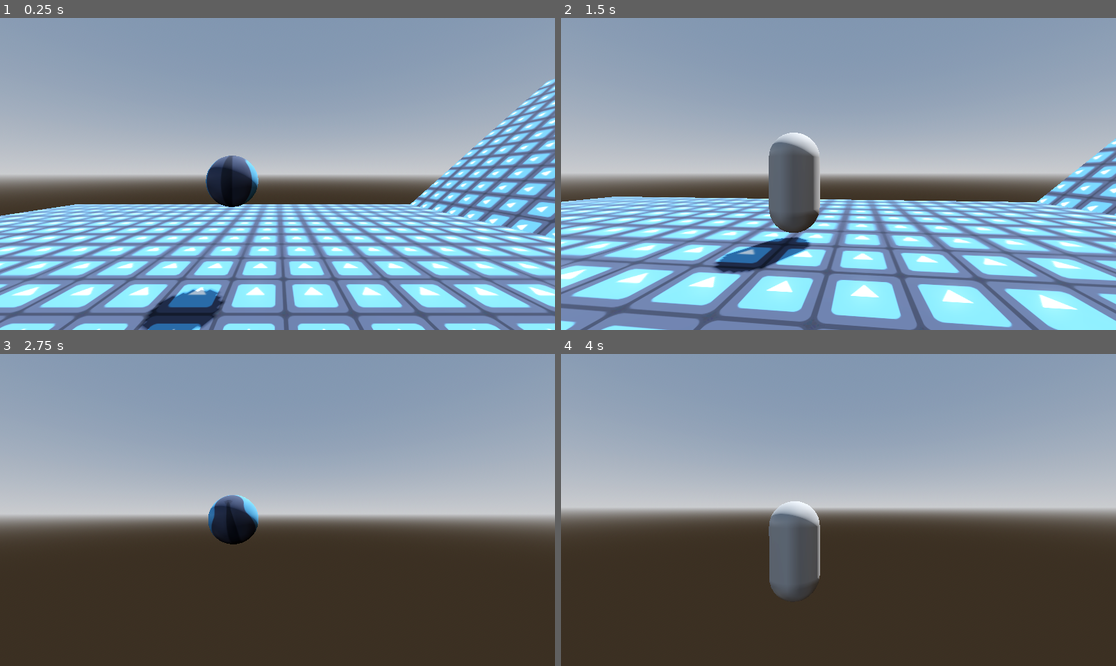
Above: before the commit, frames 1-4 (two rows, left to right).
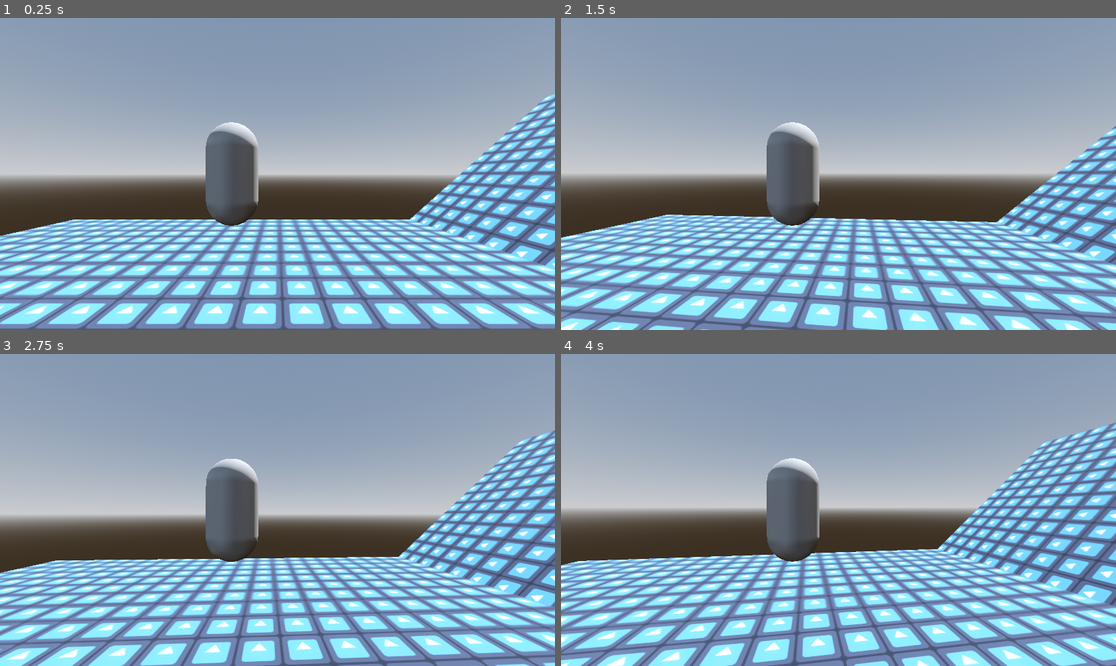
Above: after the commit, the same moments.

Repository: pochoco24/armadillos_with_guns
Game: Godot game, scene res://main.tscn
Same seed, same stepped clock (60 frames per second), same inputs: the game is played once before the commit and once after it. The engine's default icon, where the game draws it, is replaced by a stand-in: a white triangle on a blue panel in a dark square.
Inputs (mouse positions are in pixels of both pictures, inside the frame that each line leads up to):
- Up to frame 1 (0.25 s): no input
- Up to frame 2 (1.5 s): move the mouse to (866, 174) at 0.52 s; hold Shift (ball_mode) 0.53-1.28 s; hold W (up) from 0.53 s (still down); tap Space (jump) at 0.77, 0.8, 1.07, 1.35 s; move the mouse to (810, 174) at 1.27 s
- Up to frame 3 (2.75 s): keep holding W (up); tap Space (jump) at 1.52, 1.82, 2.3 s; tap Shift (ball_mode) at 1.55 s; move the mouse to (288, 503) at 2.02 s; hold Shift (ball_mode) from 2.03 s (still down)
- Up to frame 4 (4 s): keep holding W (up); move the mouse to (832, 516) at 2.77 s; release Shift (ball_mode) at 2.78 s; tap Shift (ball_mode) at 2.85 s; tap Space (jump) at 3.02, 3.32 s; move the mouse to (877, 513) at 3.52 s; hold Space (jump) from 3.53 s (still down)

The runs differ from the first frame. In frame 1, 37% of the frame differs, in the area x 0-100%, y 19-100%; in frame 2, 34%; in frame 3, 43%; in frame 4, 46%, in the area x 0-100%, y 22-100%.

Commit message:
added state machine

Diff:
--- a/main.tscn
+++ b/main.tscn
@@ -1,9 +1,13 @@
-[gd_scene load_steps=15 format=3 uid="uid://cdyng8lxh4ora"]
+[gd_scene load_steps=19 format=3 uid="uid://cdyng8lxh4ora"]
 
 [ext_resource type="Texture2D" uid="uid://cjsigc2r52b5f" path="res://icon.svg" id="1_0xm2m"]
-[ext_resource type="Script" uid="uid://n7eyvchldvs0" path="res://player/player.gd" id="2_h2yge"]
+[ext_resource type="Script" uid="uid://b56c0rb1dbxy0" path="res://player.gd" id="2_272bh"]
 [ext_resource type="Script" uid="uid://cjnokk3bv3d2c" path="res://cam_pivot.gd" id="3_1bvp3"]
 [ext_resource type="Script" uid="uid://bq5t5v4jynd1h" path="res://player/ball.gd" id="3_h2yge"]
+[ext_resource type="Script" uid="uid://b46x2wbgv0s8s" path="res://player/states/idle.gd" id="4_7mycd"]
+[ext_resource type="Script" uid="uid://dtiwo1avy75s1" path="res://player/states/falling.gd" id="5_5vw27"]
+[ext_resource type="Script" uid="uid://qj43j33ouuei" path="res://player/states/jumping.gd" id="5_272bh"]
+[ext_resource type="Script" uid="uid://fbmqt1ut2sxi" path="res://player/states/run.gd" id="6_5vw27"]
 
 [sub_resource type="ProceduralSkyMaterial" id="ProceduralSkyMaterial_1bvp3"]
 sky_horizon_color = Color(0.662243, 0.671743, 0.686743, 1)
@@ -66,21 +70,32 @@
 size = Vector3(25.7246, 1.81812, 19.5518)
 material = SubResource("StandardMaterial3D_1bvp3")
 
-[node name="Player" type="CharacterBody3D" parent="." node_paths=PackedStringArray("cam_pivot", "ball")]
+[node name="Player" type="CharacterBody3D" parent="." node_paths=PackedStringArray("states_node", "cam_pivot")]
 transform = Transform3D(1, 0, 0, 0, 1, 0, 0, 0, 1, 0, 3.06458, 0)
 top_level = true
 collision_mask = 3
 floor_constant_speed = true
-script = ExtResource("2_h2yge")
+script = ExtResource("2_272bh")
+states_node = NodePath("States")
 cam_pivot = NodePath("CamPivot")
-ball = NodePath("Ball")
-acceleration = 0.5
-ball_acceleration = 10.0
-speed = 7.0
-jump_speed = 12.0
-ball_jump_speed = 15.0
-gravity = 0.5
-void_y_level = -40.0
+
+[node name="States" type="Node" parent="Player"]
+
+[node name="Idle" type="Node" parent="Player/States"]
+script = ExtResource("4_7mycd")
+metadata/_custom_type_script = "uid://xaghdmtee3di"
+
+[node name="Jumping" type="Node" parent="Player/States"]
+script = ExtResource("5_272bh")
+metadata/_custom_type_script = "uid://xaghdmtee3di"
+
+[node name="Falling" type="Node" parent="Player/States"]
+script = ExtResource("5_5vw27")
+metadata/_custom_type_script = "uid://xaghdmtee3di"
+
+[node name="Run" type="Node" parent="Player/States"]
+script = ExtResource("6_5vw27")
+metadata/_custom_type_script = "uid://xaghdmtee3di"
 
 [node name="PlayerMesh" type="MeshInstance3D" parent="Player"]
 mesh = SubResource("CapsuleMesh_lquwl")
@@ -103,7 +118,7 @@
 [node name="Camera3D" type="Camera3D" parent="Player/CamPivot/SpringArm3D"]
 
 [node name="Ball" type="RigidBody3D" parent="Player"]
-transform = Transform3D(1, 0, 0, 0, 1, 0, 0, 0, 1, 0, 3.06458, 0)
+transform = Transform3D(1, 0, 0, 0, 1, 0, 0, 0, 1, 0, 3.06458, 3.44522)
 top_level = true
 collision_mask = 3
 physics_material_override = SubResource("PhysicsMaterial_0xm2m")
--- /dev/null
+++ b/player.gd
@@ -0,0 +1,45 @@
+extends CharacterBody3D
+
+@export var states_node: Node
+@export var current_state: PlayerState
+
+@export var cam_pivot: Node3D
+
+@export var gravity: float = 0.1
+@export var acceleration: float = 0.1
+@export var speed: float = 0.5
+
+var states: Dictionary[String, PlayerState]
+
+
+func _ready() -> void:
+	for child in states_node.get_children():
+		if child is PlayerState:
+			states[child.name] = child
+			child.transitioned.connect(_on_state_transitioned)
+			child.player = self
+
+
+func _on_state_transitioned(new_state_name: String):
+	print(new_state_name)
+	var new_state = states[new_state_name]
+
+	if current_state == new_state:
+		return
+
+	if current_state:
+		current_state.exit()
+
+	new_state.enter()
+
+	current_state = new_state
+
+
+func _physics_process(delta: float) -> void:
+	if current_state:
+		current_state.physics_update(delta)
+
+
+func _input(event: InputEvent) -> void:
+	if current_state:
+		current_state.input_update(event)
--- /dev/null
+++ b/player/player_state.gd
@@ -0,0 +1,26 @@
+class_name PlayerState
+extends Node
+
+signal transitioned(new_state_name: String)
+
+var player: CharacterBody3D
+
+
+func change_state(new_state_name: String):
+	transitioned.emit(new_state_name)
+
+
+func enter():
+	return
+
+
+func exit():
+	return
+
+
+func physics_update(delta: float) -> void:
+	return
+
+
+func input_update(event: InputEvent) -> void:
+	return
--- /dev/null
+++ b/player/states/falling.gd
@@ -0,0 +1,26 @@
+extends PlayerState
+
+
+func physics_update(delta: float):
+	var input_dir = Input.get_vector("left", "right", "up", "down")
+
+	# Rotate with camera
+	var input_dir_world = input_dir.rotated(-player.cam_pivot.rotation.y)
+
+	var velocity_flat = Vector2(player.velocity.x, player.velocity.z)
+
+	velocity_flat = velocity_flat.move_toward(
+			input_dir_world * player.speed, player.acceleration)
+
+	player.velocity.x = velocity_flat.x
+	player.velocity.z = velocity_flat.y
+
+	player.velocity.y -= player.gravity
+
+	player.move_and_slide()
+
+	if player.is_on_floor():
+		if Input.get_vector("down", "up", "right", "left") != Vector2.ZERO:
+			change_state("Run")
+		else:
+			change_state("Idle")
--- /dev/null
+++ b/player/states/idle.gd
@@ -0,0 +1,27 @@
+extends PlayerState
+
+
+func input_update(event: InputEvent) -> void:
+	if Input.get_vector("left", "right", "up", "down") != Vector2.ZERO:
+		change_state("Run")
+	elif event.is_action_pressed("ball_mode"):
+		change_state("Ball")
+	elif event.is_action_pressed("jump"):
+		if player.is_on_floor():
+			change_state("Jumping")
+
+
+func physics_update(delta: float):
+	var velocity_flat = Vector2(player.velocity.x, player.velocity.z)
+
+	velocity_flat = velocity_flat.move_toward(Vector2.ZERO, player.acceleration)
+
+	player.velocity.x = velocity_flat.x
+	player.velocity.z = velocity_flat.y
+
+	player.velocity.y -= player.gravity
+
+	player.move_and_slide()
+
+	if not player.is_on_floor():
+		change_state("Falling")
--- /dev/null
+++ b/player/states/jumping.gd
@@ -0,0 +1,29 @@
+extends PlayerState
+
+@export var jump_speed: float
+
+
+func enter():
+	player.velocity.y += jump_speed
+
+
+func physics_update(delta: float):
+	var input_dir = Input.get_vector("left", "right", "up", "down")
+
+	# Rotate with camera
+	var input_dir_world = input_dir.rotated(-player.cam_pivot.rotation.y)
+
+	var velocity_flat = Vector2(player.velocity.x, player.velocity.z)
+
+	velocity_flat = velocity_flat.move_toward(
+			input_dir_world * player.speed, player.acceleration)
+
+	player.velocity.x = velocity_flat.x
+	player.velocity.z = velocity_flat.y
+
+	player.velocity.y -= player.gravity
+
+	player.move_and_slide()
+
+	if player.velocity.y <= 0.0:
+		change_state("Falling")
--- /dev/null
+++ b/player/states/run.gd
@@ -0,0 +1,33 @@
+extends PlayerState
+
+
+func input_update(event: InputEvent) -> void:
+	if Input.get_vector("left", "right", "up", "down") == Vector2.ZERO:
+		change_state("Idle")
+	elif event.is_action_pressed("ball_mode"):
+		change_state("Ball")
+	elif event.is_action_pressed("jump"):
+		if player.is_on_floor():
+			change_state("Jumping")
+
+
+func physics_update(delta: float):
+	var input_dir = Input.get_vector("left", "right", "up", "down")
+
+	# Rotate with camera
+	var input_dir_world = input_dir.rotated(-player.cam_pivot.rotation.y)
+
+	var velocity_flat = Vector2(player.velocity.x, player.velocity.z)
+
+	velocity_flat = velocity_flat.move_toward(
+			input_dir_world * player.speed, player.acceleration)
+
+	player.velocity.x = velocity_flat.x
+	player.velocity.z = velocity_flat.y
+
+	player.velocity.y -= player.gravity
+
+	player.move_and_slide()
+
+	if not player.is_on_floor():
+		change_state("Falling")
--- /dev/null
+++ b/state_machine.gd
@@ -0,0 +1,35 @@
+extends Node
+
+var states: Dictionary[String, PlayerState]
+var current_state: PlayerState
+
+
+func _ready() -> void:
+	for child in get_children():
+		if child is PlayerState:
+			states[child.name] = child
+			child.transitioned.connect(_on_state_transitioned)
+
+
+func _on_state_transitioned(new_state_name: String):
+	var new_state = states[new_state_name]
+
+	if current_state == new_state:
+		return
+
+	if current_state:
+		current_state.exit()
+
+	new_state.enter()
+
+	current_state = new_state
+
+
+func _physics_process(delta: float) -> void:
+	if current_state:
+		current_state.physics_update(delta)
+
+
+func _input(event: InputEvent) -> void:
+	if current_state:
+		current_state.input_update(event)
Not shown, added: player.gd.uid
Renamed: player/player.gd -> player/legacy_player.gd
Renamed: player/player.gd.uid -> player/legacy_player.gd.uid
Not shown, added: player/player_state.gd.uid
Not shown, added: player/states/falling.gd.uid
Not shown, added: player/states/idle.gd.uid
Not shown, added: player/states/jumping.gd.uid
Not shown, added: player/states/run.gd.uid
Not shown, added: state_machine.gd.uid
